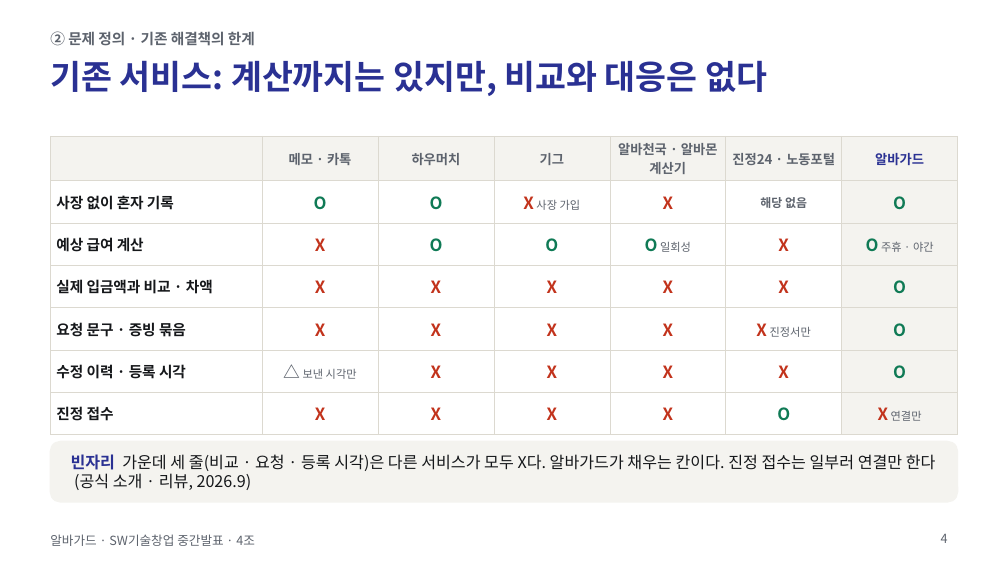
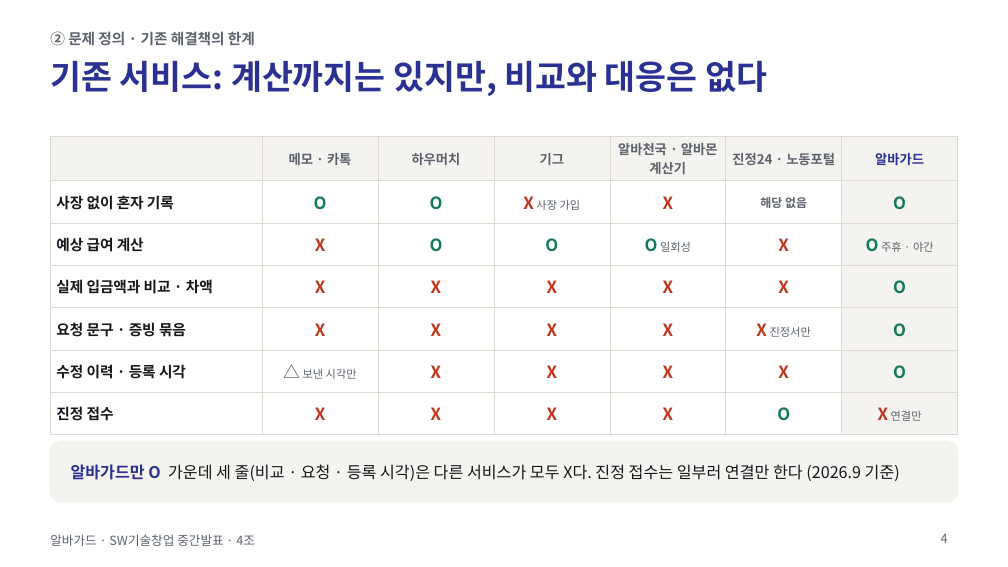
Before and after one commit to jihooni217/albaguard, a slide deck: slide 4 of docs/06_중간발표_PPT.pptx. Drawn at 1008x567 pixels with LibreOffice and Linux fonts; fonts in the diff are those of the drawing. Boxes give left, top, right and bottom in pixels: in the first picture for what was removed or moved away, otherwise in the second. Text is boxed around its words. In the diff, an @@ line names an element or a change of style, - is before the commit and + after.

```diff
--- a/docs/06_중간발표_PPT.pptx
+++ b/docs/06_중간발표_PPT.pptx
@@ text at (x1=71, y1=464, x2=900, y2=481): text changed @@
-빈자리 가운데 세 줄(비교 · 요청 · 등록 시각)은 다른 서비스가 모두 X다. 알바가드가 채우는 칸이다. 진정 접수는 일부러 연결만 한다 (공식 소개 · 리뷰, 2026.9)
+알바가드만 O 가운데 세 줄(비교 · 요청 · 등록 시각)은 다른 서비스가 모두 X다. 진정 접수는 일부러 연결만 한다 (2026.9 기준)
```
Also in this commit, not shown: 1 other slide changed, 1 other file.
